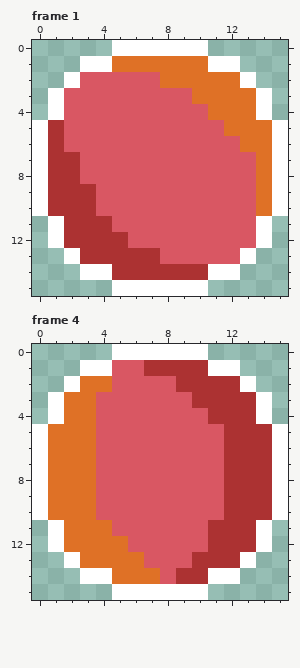
Edited in one commit: pixel-art file (sprites/damage_orb/damage_orb.aseprite). The first picture shows the starting point.
16x16 pixels, 5 frames. Shown: frame 1, frame 4. The commit also changed other frames, which this record leaves out.
After the commit:
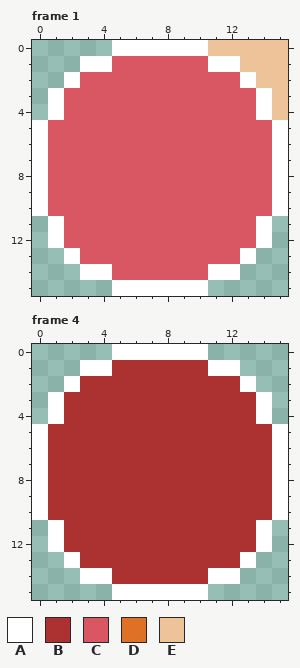
Palette (. is transparent): A #ffffff  B #ac3232  C #d95763  D #df7126  E #eec39a
Change:
Frame 1:
y 0: x 11..15 ..... -> EEEEE
y 1: x 5..10 DDDDDD -> CCCCCC; x 13..15 ... -> EEE
y 2: x 8..12 DDDDD -> CCCCC; x 14..15 .. -> EE
y 3: x 10..13 DDDD -> CCCC; x 15 . -> E
y 4: x 11..13 DDD -> CCC; x 15 . -> E
y 5: x 1 B -> C; x 12..14 DDD -> CCC
y 6: x 1 B -> C; x 13..14 DD -> CC
y 7..8: x 1..2 BB -> CC; x 14 D -> C
y 9..10: x 1..3 BBB -> CCC; x 14 D -> C
y 11: x 2..4 BBB -> CCC
y 12: x 2..5 BBBB -> CCCC
y 13: x 3..7 BBBBB -> CCCCC
y 14: x 5..10 BBBBBB -> CCCCCC
Frame 4:
y 1: x 5..6 CC -> BB
y 2: x 3..8 DDCCCC -> BBBBBB
y 3: x 2..9 DDCCCCCC -> BBBBBBBB
y 4: x 2..10 DDCCCCCCC -> BBBBBBBBB
y 5..10: x 1..11 DDDCCCCCCCC -> BBBBBBBBBBB
y 11: x 2..10 DDDCCCCCC -> BBBBBBBBB
y 12: x 2..10 DDDDCCCCC -> BBBBBBBBB
y 13: x 3..9 DDDDCCC -> BBBBBBB
y 14: x 5..8 DDDC -> BBBB
Changed places in both pictures, as pixel boxes (x1, y1, x2, y2):
changed: (48, 40, 288, 280)
changed: (48, 360, 224, 584)
